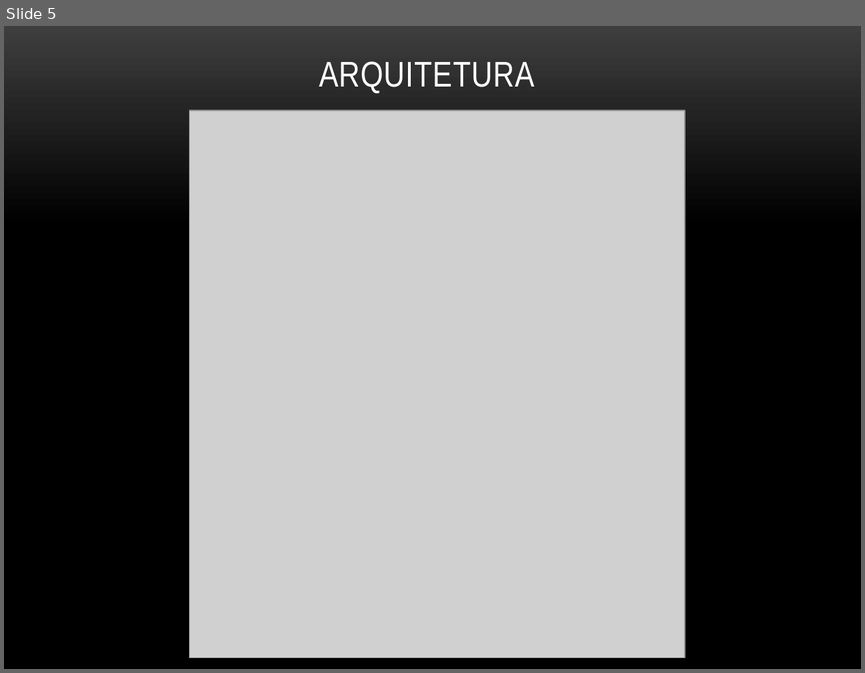
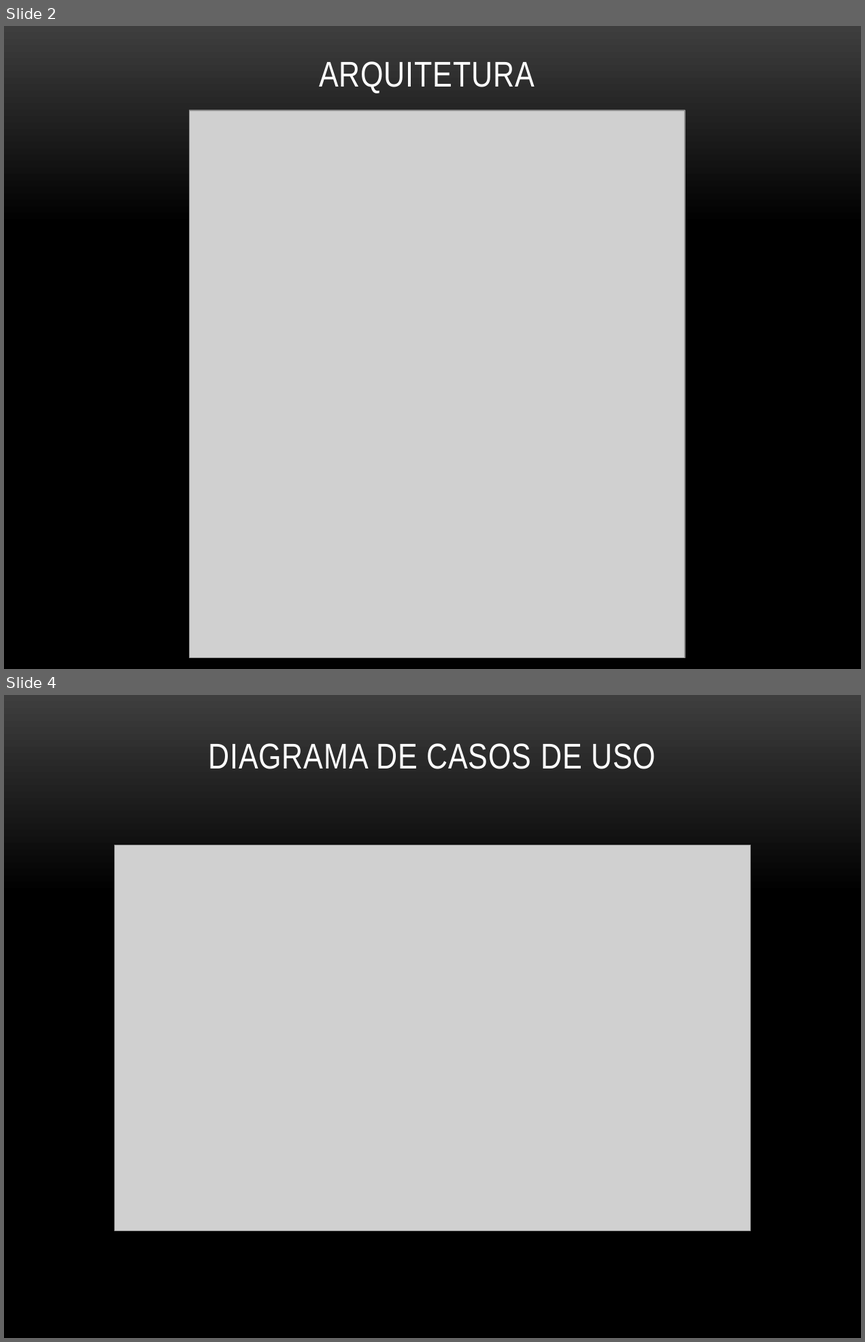
Before and after one commit to brunoemer/cooptel-ucs, a slide deck: Documentos/ApresentaçãoCiclo1.pptx. Shown one above the other, each under a label of ours: slide 5 before the commit, slides 2 and 4 after it; the slides between them are not shown. The pictures are 865x673 and 865x1342 pixels, drawn with LibreOffice and Linux fonts; fonts in the diff are those of the drawing; grey boxes stand for pictures; background and template pictures are left out. Boxes give left, top, right and bottom in pixels: in the first picture for what was removed or moved away, otherwise in the second. Text is boxed around its words. In the diff, an @@ line names an element or a change of style, - is before the commit and + after.

```diff
--- a/Documentos/ApresentaçãoCiclo1.pptx
+++ b/Documentos/ApresentaçãoCiclo1.pptx
@@ slide 4 added at [4,695,861,1338], background picture (left out) @@
@@ title added at [208,743,655,769], 30 pt, text #FFFFFF @@
+DIAGRAMA DE CASOS DE USO
@@ picture added at [115,845,750,1231] @@
@@ what was slide 5 is now slide 2 @@
```
Also in this commit, not shown: 4 slides changed, 3 other slides added.
